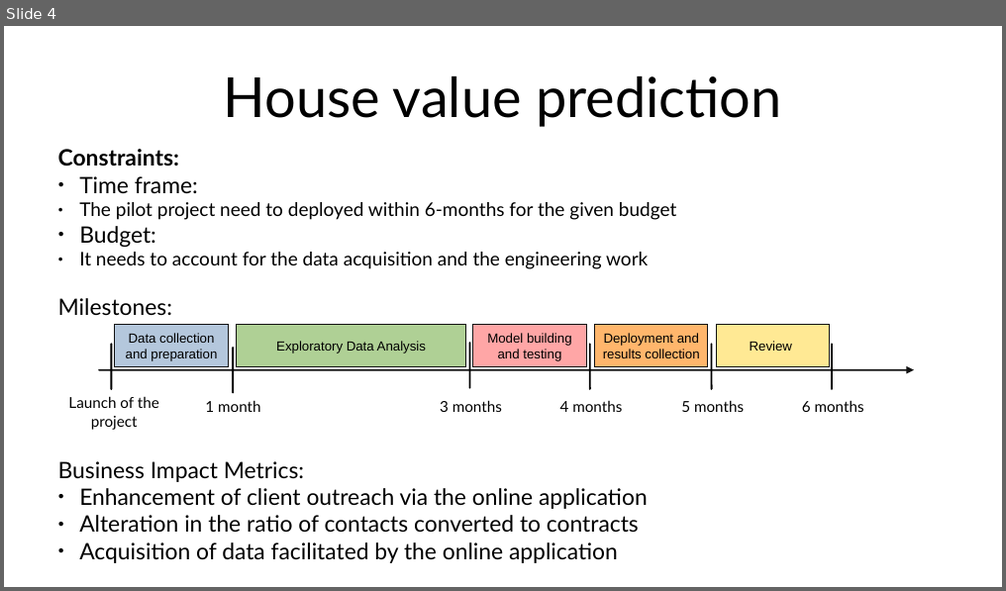
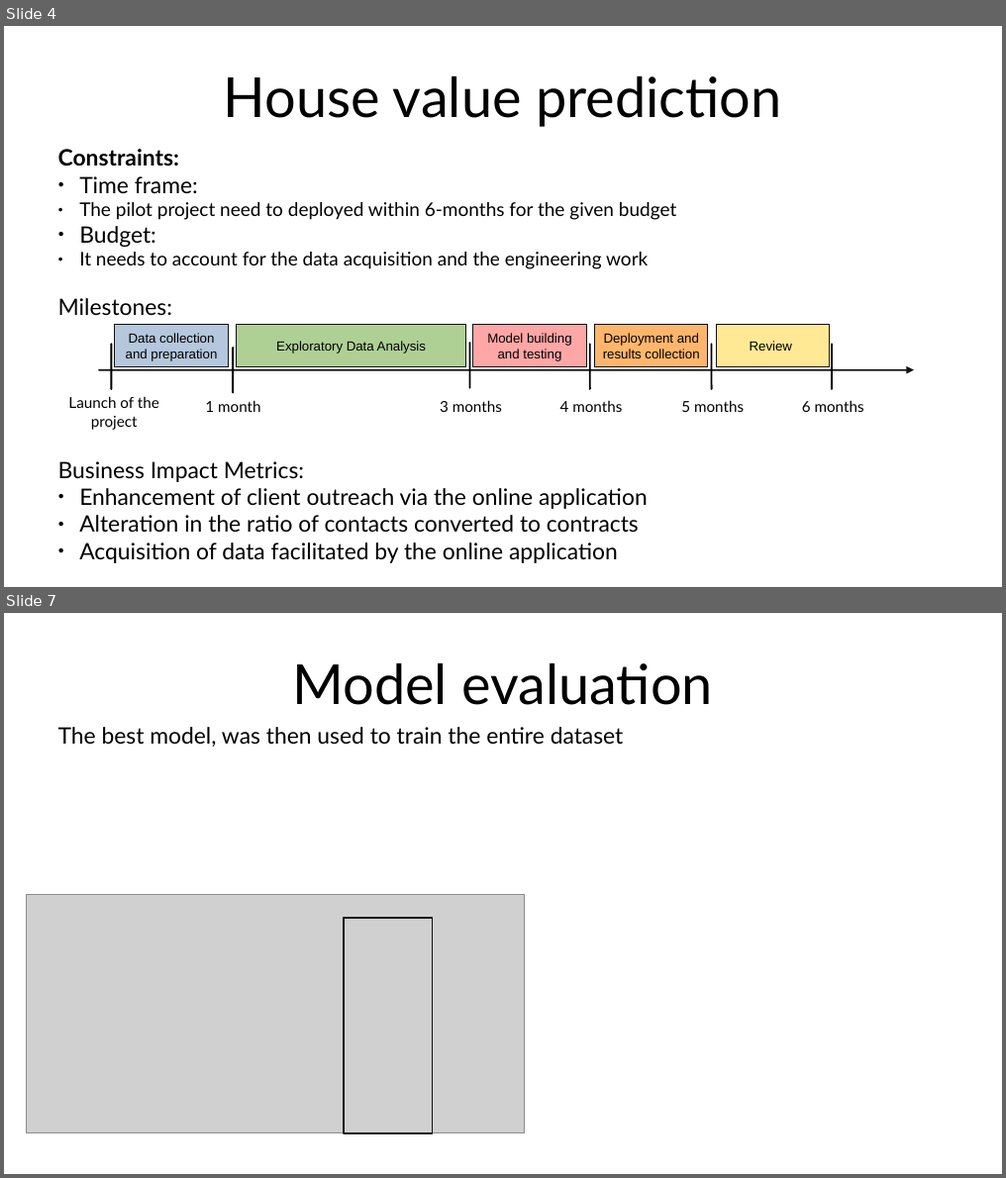
Before and after one commit to abourang/Zillow, a slide deck: presentation/Presentation.odp. Shown one above the other, each under a label of ours: slide 4 before the commit, slides 4 and 7 after it; the slides between them are not shown. The pictures are 1006x591 and 1006x1178 pixels, drawn with LibreOffice and Linux fonts; fonts in the diff are those of the drawing; grey boxes stand for pictures. Boxes give left, top, right and bottom in pixels: in the first picture for what was removed or moved away, otherwise in the second. Text is boxed around its words. In the diff, an @@ line names an element or a change of style, - is before the commit and + after.

Commit message:
updated presentation with model description

```diff
--- a/presentation/Presentation.odp
+++ b/presentation/Presentation.odp
@@ slide 7 added at <box>4,613,1002,1174</box>, background #FFFFFF @@
@@ title added at <box>292,663,713,705</box>, 44 pt, text #000000 @@
+Model evaluation
@@ text added at <box>58,727,624,747</box>, 18 pt, text #000000 @@
+The best model, was then used to train the entire dataset
@@ picture added at <box>27,895,525,1134</box> @@
@@ rectangle added at <box>344,918,433,1134</box>, outline #111111 1.45 pt @@
```
Also in this commit, not shown: 2 slides changed, 2 other slides added, 3 other files.
